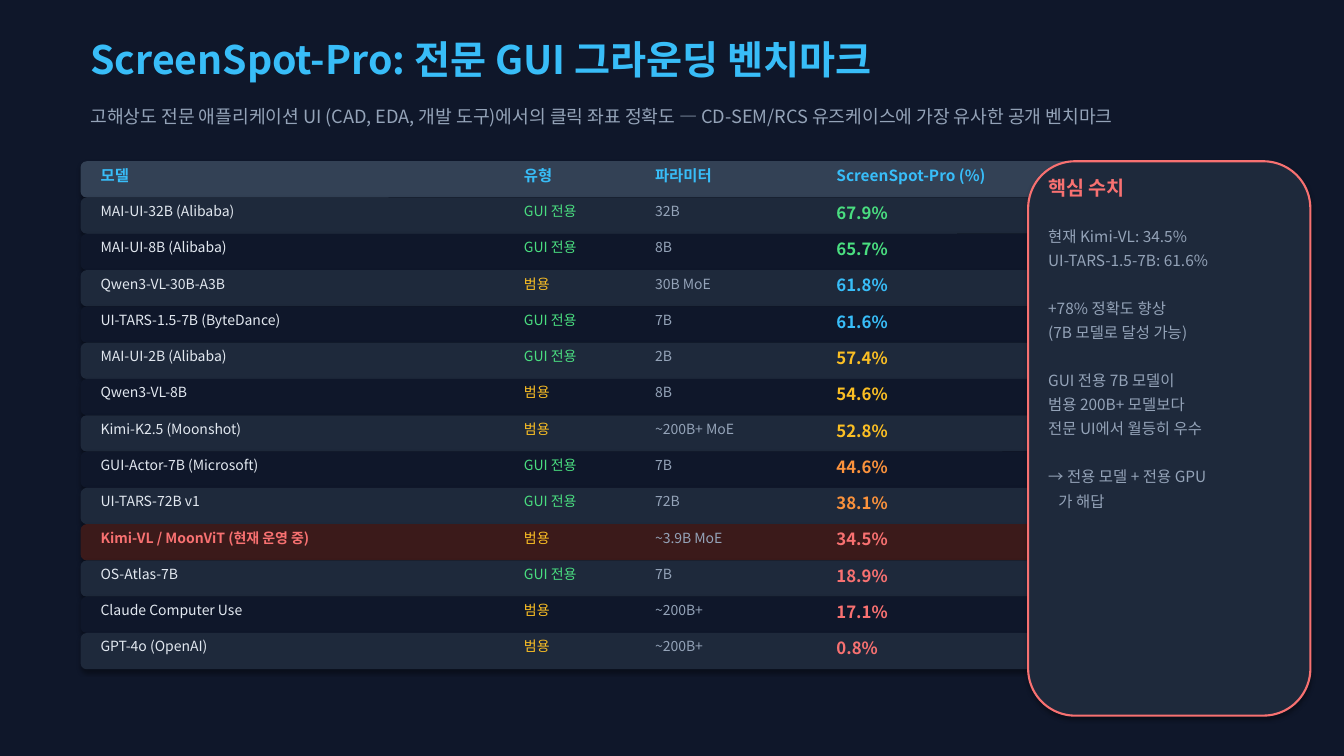
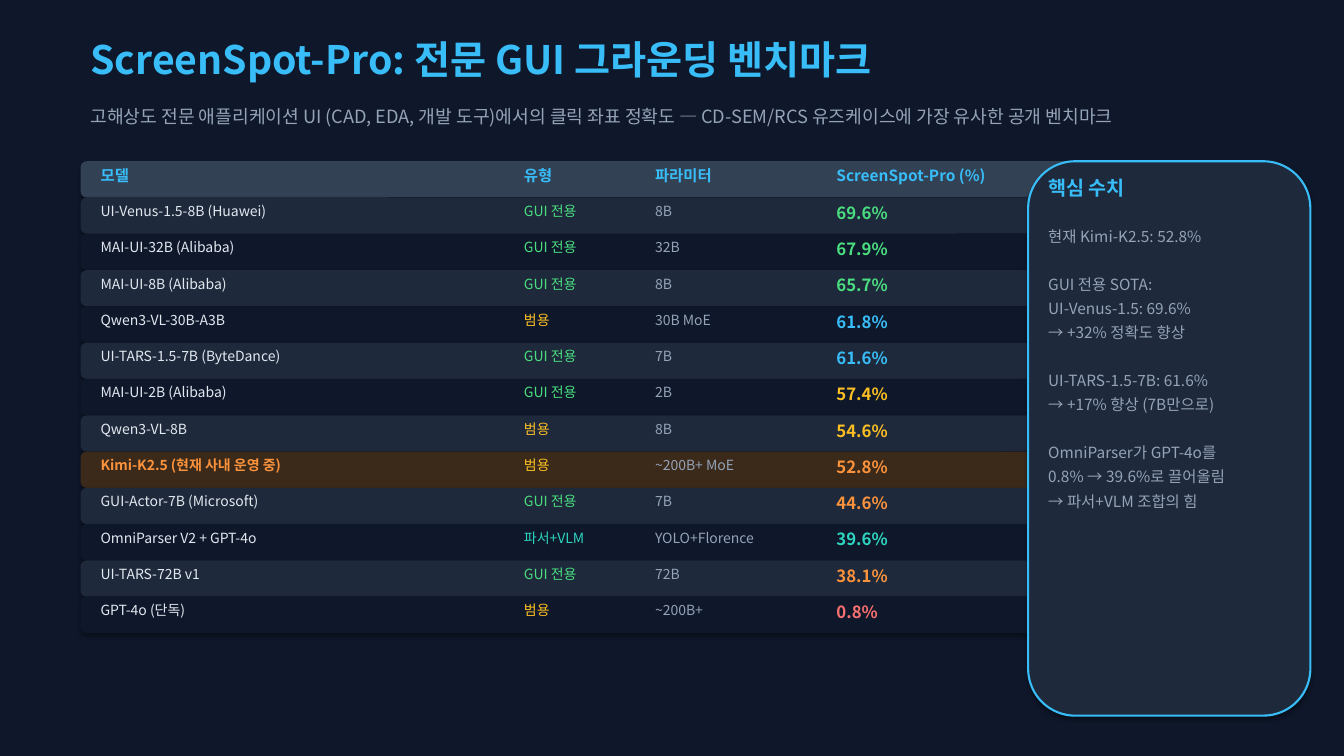
Before and after one commit to DarrenKoi/auto_recipe_creator, a slide deck: slide 3 of docs/gui_vlm_gpu_h200_proposal.pptx. Drawn at 1344x756 pixels with LibreOffice and Linux fonts; fonts in the diff are those of the drawing. Boxes give left, top, right and bottom in pixels: in the first picture for what was removed or moved away, otherwise in the second. Text is boxed around its words. In the diff, an @@ line names an element or a change of style, - is before the commit and + after.

```diff
--- a/docs/gui_vlm_gpu_h200_proposal.pptx
+++ b/docs/gui_vlm_gpu_h200_proposal.pptx
@@ rounded rectangle at bbox=[1028, 161, 1311, 716]: outline #F87171 1.5 pt to #38BDF8 1.5 pt @@
@@ text "핵심 수치" at bbox=[1048, 178, 1125, 197]: text colour #F87171 to #38BDF8 @@
@@ text at bbox=[101, 204, 267, 219]: text changed @@
-MAI-UI-32B (Alibaba)
+UI-Venus-1.5-8B (Huawei)
@@ text added at bbox=[836, 206, 887, 220], 12 pt, text #4ADE80, bold @@
+69.6%
@@ text at bbox=[1048, 229, 1201, 339]: text changed @@
-현재 Kimi-VL: 34.5%
+현재 Kimi-K2.5: 52.8%
+GUI 전용 SOTA:
+UI-Venus-1.5: 69.6%
+→ +32% 정확도 향상
@@ text at bbox=[101, 240, 234, 255]: text changed @@
-MAI-UI-8B (Alibaba)
+MAI-UI-32B (Alibaba)
@@ text added at bbox=[101, 278, 226, 292], 10 pt, text #E2E8F0 @@
+MAI-UI-8B (Alibaba)
@@ text added at bbox=[655, 279, 672, 289], 10 pt, text #94A3B8 @@
+8B
@@ text at bbox=[836, 315, 887, 329]: text changed @@
-61.6%
+61.8%
@@ text at bbox=[836, 351, 887, 365]: text changed @@
-61.8%
+61.6%
@@ text at bbox=[524, 385, 577, 398]: text changed; text colour #FBBF24 to #4ADE80 @@
-범용
+GUI 전용
@@ text at bbox=[1048, 397, 1225, 508]: text changed @@
-+78% 정확도 향상
-(7B 모델로 달성 가능)
-GUI 전용 7B 모델이
-범용 200B+ 모델보다
-전문 UI에서 월등히 우수
-→ 전용 모델 + 전용 GPU
-가 해답
+→ +17% 향상 (7B만으로)
+OmniParser가 GPT-4o를
+0.8% → 39.6%로 끌어올림
+→ 파서+VLM 조합의 힘
@@ rounded rectangle at bbox=[81, 452, 1079, 488]: fill #0F172A to #3B2A1A @@
@@ text at bbox=[101, 458, 281, 473]: text changed; text colour #E2E8F0 to #FB923C; bold on @@
-Kimi-K2.5 (Moonshot)
+Kimi-K2.5 (현재 사내 운영 중)
@@ text at bbox=[524, 458, 550, 471]: text changed; text colour #4ADE80 to #FBBF24 @@
-GUI 전용
+범용
@@ text "52.8%" at bbox=[836, 460, 887, 474]: text colour #FBBF24 to #FB923C @@
@@ 19 texts: place and size @@
-19 texts at bbox=[101, 206, 887, 474]
+19 texts at bbox=[101, 242, 887, 510]
@@ rounded rectangle at bbox=[81, 524, 1079, 561]: fill #3B1A1A to #0F172A @@
@@ text at bbox=[101, 532, 256, 543]: text changed; text colour #F87171 to #E2E8F0; bold off @@
-Kimi-VL / MoonViT (현재 운영 중)
+OmniParser V2 + GPT-4o
@@ text at bbox=[524, 531, 584, 544]: text changed; text colour #FBBF24 to #2DD4BF @@
-범용
+파서+VLM
@@ text at bbox=[655, 532, 754, 543]: text changed @@
-~3.9B MoE
+YOLO+Florence
@@ text at bbox=[836, 532, 887, 546]: text changed; text colour #F87171 to #2DD4BF @@
-34.5%
+39.6%
@@ 3 texts: place and size @@
-3 texts at bbox=[101, 495, 887, 510]
+3 texts at bbox=[101, 568, 887, 583]
@@ text removed at bbox=[101, 568, 178, 579] @@
-OS-Atlas-7B
@@ text removed at bbox=[655, 569, 672, 579] @@
-7B
@@ text removed at bbox=[836, 569, 887, 583] @@
-18.9%
@@ 3 texts: place and size @@
-3 texts at bbox=[524, 242, 877, 655]
+3 texts at bbox=[524, 206, 877, 619]
@@ text at bbox=[101, 603, 185, 618]: text changed @@
-Claude Computer Use
+GPT-4o (단독)
@@ text removed at bbox=[836, 605, 887, 619] @@
-17.1%
@@ rounded rectangle removed at bbox=[81, 633, 1079, 669] @@
@@ text removed at bbox=[101, 639, 207, 654] @@
-GPT-4o (OpenAI)
@@ text removed at bbox=[524, 639, 550, 652] @@
-범용
@@ text removed at bbox=[655, 641, 703, 651] @@
-~200B+
```
Also in this commit, not shown: 7 other slides changed, 1 slide added, 2 other files.
